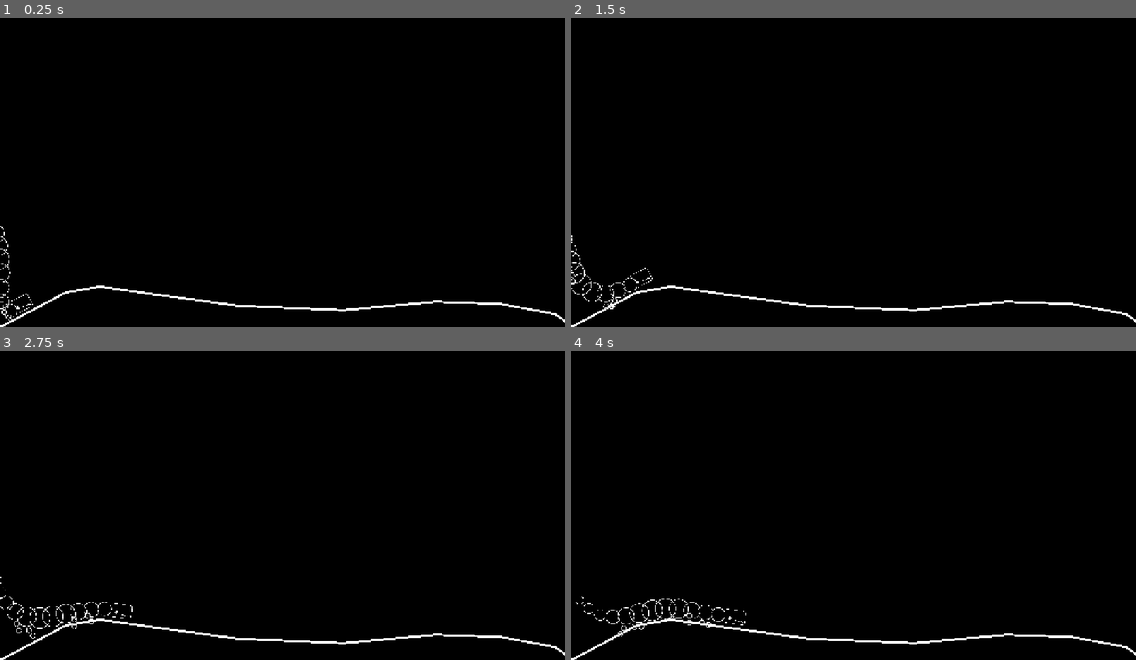
Above: before the commit, frames 1-4 (two rows, left to right).
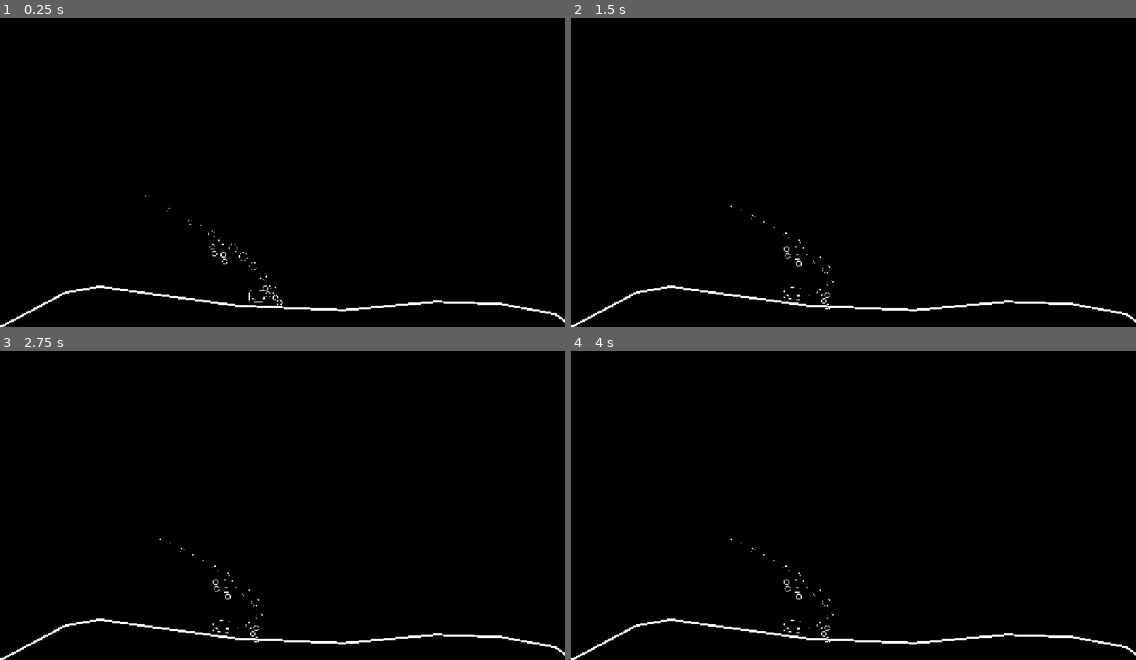
Above: after the commit, the same moments.

Repository: uniqueusername/lizard
Game: Godot game, scene res://lizar.tscn
Two runs of this game, one before a commit and one after it. Both use one fixed random seed, a clock stepped at 60 frames per second and the inputs below. The engine's default icon, where the game draws it, is replaced by a stand-in: a white triangle on a blue panel in a dark square.
Inputs (mouse positions are in pixels of both pictures, inside the frame that each line leads up to):
- Up to frame 1 (0.25 s): no input
- Up to frame 2 (1.5 s): move the mouse to (977, 150) at 0.52 s; tap Space (ui_select) at 0.77 s; move the mouse to (740, 184) at 1.27 s
- Up to frame 3 (2.75 s): tap Space (ui_select) at 1.52 s; move the mouse to (339, 431) at 2.02 s
- Up to frame 4 (4 s): move the mouse to (825, 564) at 2.77 s; tap Space (ui_select) at 3.02, 3.77 s; move the mouse to (1023, 548) at 3.52 s

The runs differ from the first frame. In frame 1, 0.2% of the frame differs, in the area x 0-50%, y 57-98%; in frame 2, 0.3%; in frame 3, 0.4%; in frame 4, 0.4%, in the area x 0-47%, y 60-95%.

Commit message:
thought boxes and stats behave appropriately during sleep

Diff:
--- a/food.tscn
+++ b/food.tscn
@@ -10,6 +10,7 @@
 height = 33.1177
 
 [node name="food" type="RigidBody2D"]
+collision_layer = 0
 physics_material_override = SubResource("PhysicsMaterial_8txok")
 script = ExtResource("1_8txok")
 
--- a/global.gd
+++ b/global.gd
@@ -6,7 +6,7 @@
 
 var vertical: bool = true
 var target_margin: float = 3
-var scale: Vector2 = Vector2(0.25, 0.25)
+var scale: Vector2 = Vector2(0.1, 0.1)
 var food_count: int = 0
 
 func _input(event: InputEvent):
--- a/lizar.tscn
+++ b/lizar.tscn
@@ -22,6 +22,21 @@
 radius = 65.0
 height = 240.0
 
+[sub_resource type="Animation" id="Animation_17k7n"]
+length = 0.001
+tracks/0/type = "value"
+tracks/0/imported = false
+tracks/0/enabled = true
+tracks/0/path = NodePath(".:scale")
+tracks/0/interp = 1
+tracks/0/loop_wrap = true
+tracks/0/keys = {
+"times": PackedFloat32Array(0),
+"transitions": PackedFloat32Array(1),
+"update": 0,
+"values": [Vector2(0.22, 0.22)]
+}
+
 [sub_resource type="Animation" id="Animation_4p0gy"]
 resource_name = "blink"
 tracks/0/type = "value"
@@ -37,21 +52,6 @@
 "values": [Vector2(0.22, 0.05), Vector2(0.22, 0.22)]
 }
 
-[sub_resource type="Animation" id="Animation_17k7n"]
-length = 0.001
-tracks/0/type = "value"
-tracks/0/imported = false
-tracks/0/enabled = true
-tracks/0/path = NodePath(".:scale")
-tracks/0/interp = 1
-tracks/0/loop_wrap = true
-tracks/0/keys = {
-"times": PackedFloat32Array(0),
-"transitions": PackedFloat32Array(1),
-"update": 0,
-"values": [Vector2(0.22, 0.22)]
-}
-
 [sub_resource type="AnimationLibrary" id="AnimationLibrary_ebtar"]
 _data = {
 &"RESET": SubResource("Animation_17k7n"),
@@ -210,9 +210,10 @@
 
 [node name="hungry" type="Label" parent="lizard/head"]
 offset_left = 344.0
-offset_top = -692.0
+offset_top = -1000.0
 offset_right = 490.0
-offset_bottom = -546.0
+offset_bottom = -854.0
+scale = Vector2(2, 2)
 theme_override_font_sizes/font_size = 106
 text = "🍗"
 
@@ -220,15 +221,29 @@
 position = Vector2(95, 113)
 texture = ExtResource("5_5n8gg")
 
+[node name="asleep" type="Label" parent="lizard/head"]
+offset_left = 344.0
+offset_top = -1000.0
+offset_right = 490.0
+offset_bottom = -854.0
+scale = Vector2(2, 2)
+theme_override_font_sizes/font_size = 106
+text = "🌃"
+
+[node name="Sprite2D" type="Sprite2D" parent="lizard/head/asleep"]
+position = Vector2(95, 113)
+texture = ExtResource("5_5n8gg")
+
 [node name="Timer" type="Timer" parent="lizard/head"]
 autostart = true
 
 [node name="head_shape" type="Sprite2D" parent="lizard/head"]
+scale = Vector2(2.1, 2.1)
 texture = ExtResource("4_efa1y")
-offset = Vector2(150, -64)
+offset = Vector2(180, -64)
 
 [node name="Area2D" type="Area2D" parent="lizard/head/head_shape"]
-position = Vector2(135, -63)
+position = Vector2(161.905, -62.8571)
 collision_layer = 2
 collision_mask = 0
 
@@ -253,11 +268,11 @@
 }
 
 [node name="RayCast2D" type="RayCast2D" parent="lizard/head"]
-target_position = Vector2(0, 5000)
+target_position = Vector2(0, 50000)
 
 [node name="RayCast2D2" type="RayCast2D" parent="lizard/head"]
 position = Vector2(5, 0)
-target_position = Vector2(0, 5000)
+target_position = Vector2(0, 50000)
 
 [node name="segment2" type="Sprite2D" parent="lizard/head"]
 top_level = true
@@ -546,7 +561,7 @@
 autostart = true
 
 [node name="sleep_timer" type="Timer" parent="lizard"]
-wait_time = 60.0
+wait_time = 10.0
 one_shot = true
 
 [node name="food_container" type="Node2D" parent="."]
--- a/project.godot
+++ b/project.godot
@@ -25,7 +25,6 @@
 window/size/viewport_height=720
 window/size/mode=3
 window/stretch/mode="canvas_items"
-window/stretch/aspect="keep_width"
 
 [rendering]
 
--- a/scripts/head.gd
+++ b/scripts/head.gd
@@ -2,13 +2,13 @@
 
 @export var food_container: Node2D
 
-var target_margin: float = Global.target_margin
-var target: float = 640
+var target: float = get_viewport_rect().size.x - 100
 var height: float = -10
 var speed: float = 1.5
+@onready var head_shape_scale: int = $head_shape.scale.x
 
 func _ready():
-	global_position = Vector2.ZERO
+	global_position = get_viewport_rect().size/2
 	scale *= Global.scale
 	offset.y = -16/Global.scale.y
 
@@ -17,14 +17,14 @@
 		target = food_container.get_child(0).global_position.x
 
 	var new_pos: Vector2 = global_position
-	if target > global_position.x: new_pos.x += speed * get_parent().get_hunger_percent()
-	else: new_pos.x -= speed * get_parent().get_hunger_percent()
+	if target > global_position.x: new_pos.x += speed * clampf(get_parent().get_hunger_percent()+0.3, 0, 1)
+	else: new_pos.x -= speed * clampf(get_parent().get_hunger_percent()+0.3, 0, 1)
 	new_pos.y = $RayCast2D.get_collision_point().y + height
 	if (abs(global_position.x - target) > 5):
-		if not new_pos.x > global_position.x: $head_shape.scale.x = -1
-		else: $head_shape.scale.x = 1
-	$head_shape.rotation = ($RayCast2D2.get_collision_point() - $RayCast2D.get_collision_point()).angle()
-	global_position = new_pos
+		if not new_pos.x > global_position.x: $head_shape.scale.x = -head_shape_scale
+		else: $head_shape.scale.x = head_shape_scale
+		$head_shape.rotation = ($RayCast2D2.get_collision_point() - $RayCast2D.get_collision_point()).angle()
+		if not get_parent().sleeping and not get_parent().dead: global_position = new_pos
 
 func _on_timer_timeout() -> void:
 	target = randi_range(0, get_viewport_rect().size.x)
--- a/scripts/lizard.gd
+++ b/scripts/lizard.gd
@@ -1,40 +1,45 @@
 extends Node2D
 
-const max_hunger: float = 20
+const max_hunger: float = 100
 const max_energy: float = 60
 const foodiness: float = 30
 
 var hunger: float = max_hunger
 var energy: float = max_energy
 var hungry: bool = false
+var sleeping: bool = false
+var dead: bool = false
 
 func _ready() -> void:
 	Global.feed_lizard.connect(_eat)
 
 func _process(delta: float) -> void:
 	if energy <= 0: _sleep()
-	hungry = hunger <= max_hunger * 0.4
-	$head/hungry.visible = hungry
+	hungry = get_hunger_percent() <= 0.4
+	$head/hungry.visible = hungry and not sleeping and not dead
+	$head/asleep.visible = sleeping and not dead
 	$head/head_shape/Area2D.monitorable = hungry
 
 	if hunger <= 0:
+		dead = true
 		$head/head_shape/eye.sleep()
 		$head/hungry.text = ""
 
 func _tick_hunger() -> void:
-	if hunger > 0: hunger -= 1
+	if hunger > 0 and $sleep_timer.time_left == 0: hunger -= 1
 
 func _tick_energy() -> void:
 	if energy > 0 and $sleep_timer.time_left == 0: energy -= 1
 
 func _sleep() -> void:
+	sleeping = true
 	energy = max_energy
 	$sleep_timer.start()
 	$head/Timer.start($sleep_timer.wait_time)
 	$head/head_shape/eye.sleep()
 
 func _wake_up() -> void:
-	print("asdfjlasdf")
+	sleeping = false
 	$head/head_shape/eye.wake_up()
 
 func get_hunger_percent() -> float:
